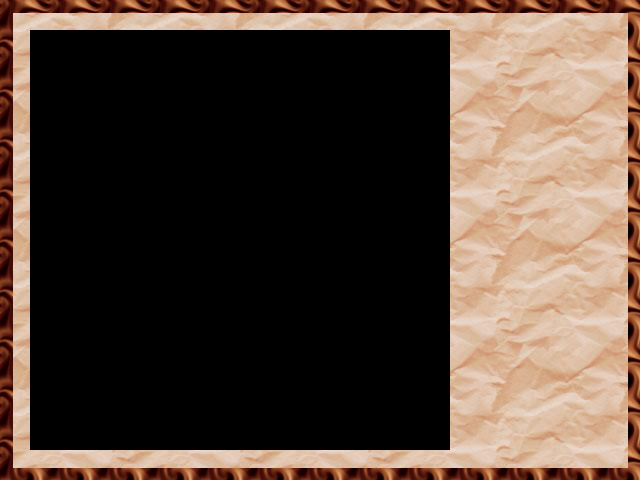
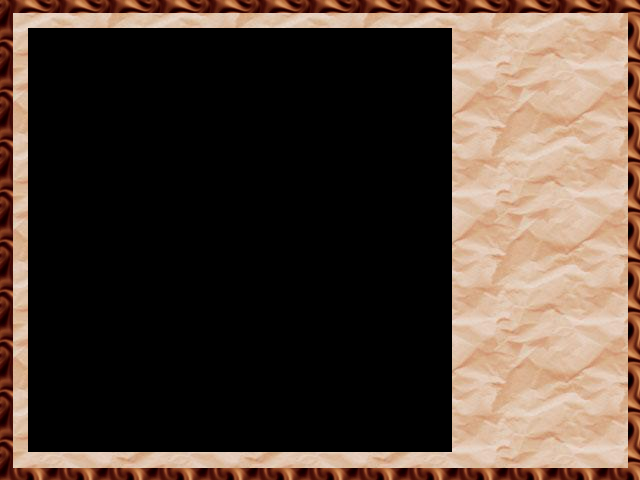
The second 640px x 480px image is a revision of the first. Changes to its layers:
added layer "Border" above "Board" over [28, 28, 452, 452]
